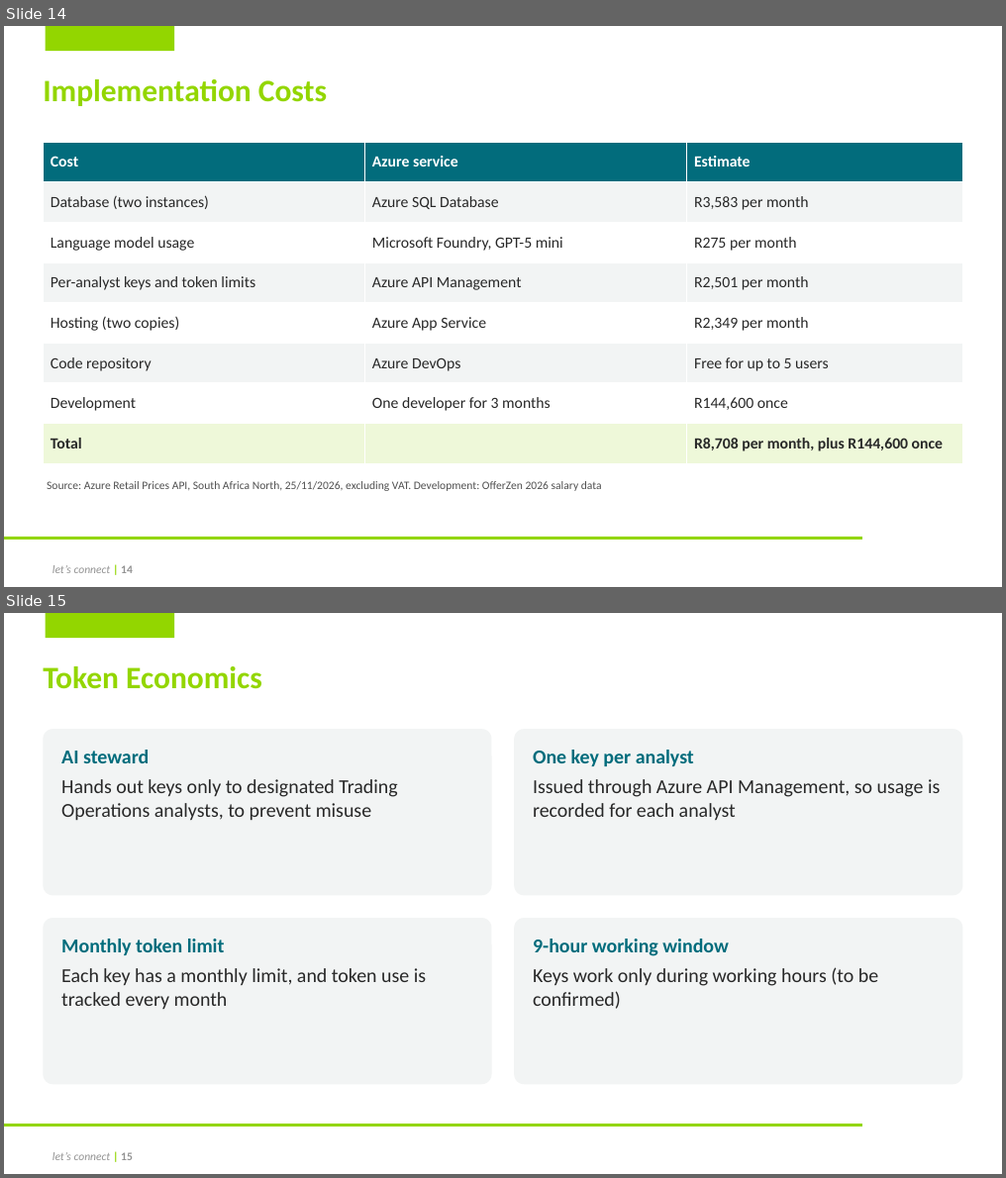
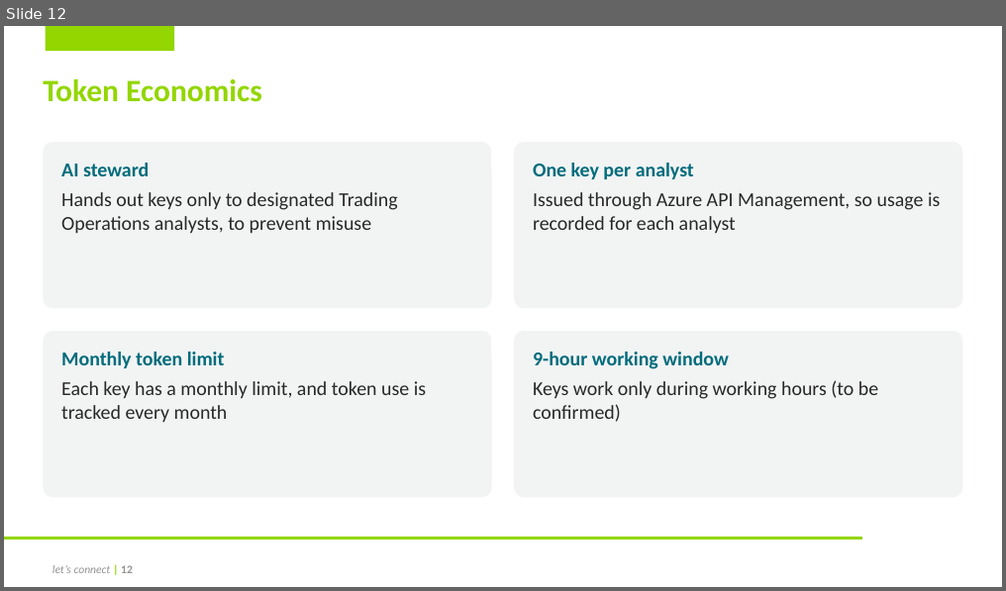
Before and after one commit to MainDevWork/Trading_Conformance_Agent, a slide deck: Documents/Trading_Conformance_Agent_Pitch.pptx. Shown one above the other, each under a label of ours: slides 14 and 15 before the commit, slide 12 after it. The pictures are 1006x1178 and 1006x591 pixels, drawn with LibreOffice and Linux fonts; fonts in the diff are those of the drawing; background and template pictures are left out. Boxes give left, top, right and bottom in pixels: in the first picture for what was removed or moved away, otherwise in the second. Text is boxed around its words. In the diff, an @@ line names an element or a change of style, - is before the commit and + after.

```diff
--- a/Documents/Trading_Conformance_Agent_Pitch.pptx
+++ b/Documents/Trading_Conformance_Agent_Pitch.pptx
@@ slide 14 removed at box(4, 26, 1002, 587), background #FFFFFF; not listed: 3 template elements that a slide beside it also shows @@
@@ title removed at box(43, 79, 327, 106) @@
-Implementation Costs
@@ table removed at box(43, 142, 963, 464), 8 rows, 3 columns @@
-Cost | Azure service | Estimate
-Database (two instances) | Azure SQL Database | R3,583 per month
-Language model usage | Microsoft Foundry, GPT-5 mini | R275 per month
-Per-analyst keys and token limits | Azure API Management | R2,501 per month
-Hosting (two copies) | Azure App Service | R2,349 per month
-Code repository | Azure DevOps | Free for up to 5 users
-Development | One developer for 3 months | R144,600 once
-Total |  | R8,708 per month, plus R144,600 once
@@ text removed at box(47, 481, 602, 491) @@
-Source: Azure Retail Prices API, South Africa North, 25/11/2026, excluding VAT. Development: OfferZen 2026 salary data
@@ what was slide 15 is now slide 12 @@
@@ text at box(53, 566, 133, 573): text changed @@
-let’s connect | 15
+let’s connect | 12
```
Also in this commit, not shown: 1 slide changed, 1 slide added, 4 other slides removed, 1 other file.
